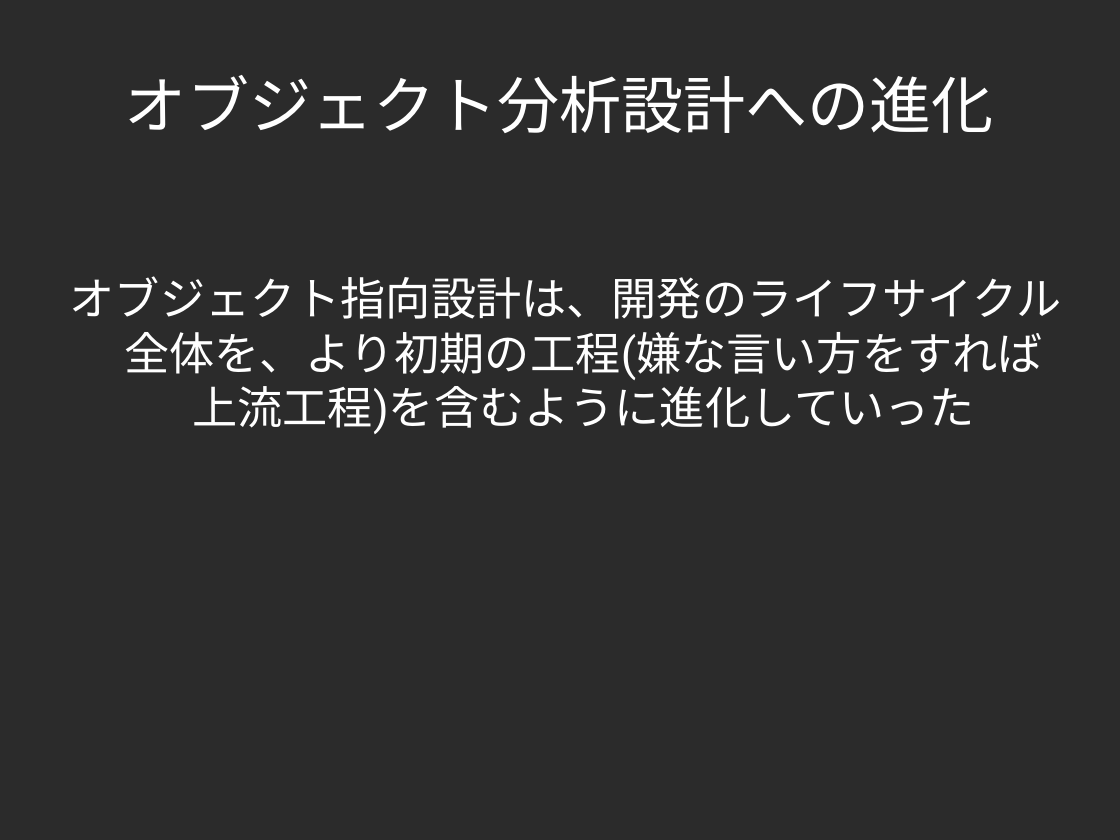
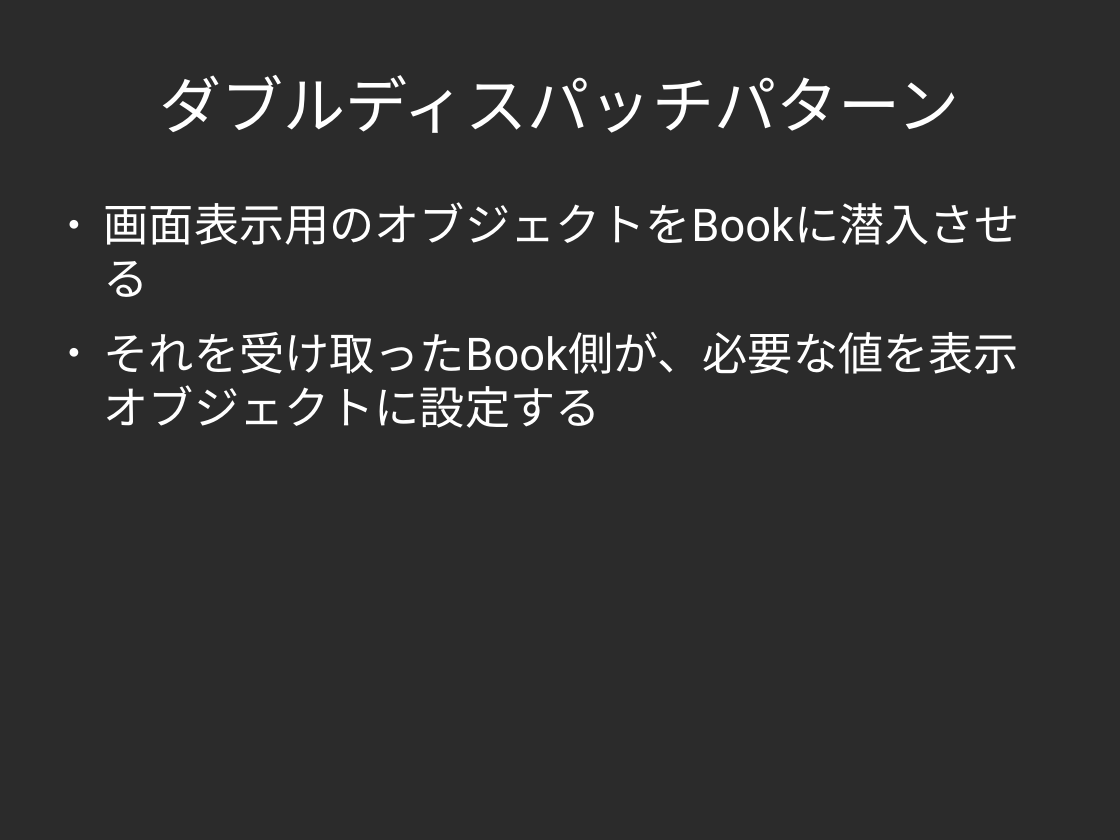
Before and after one commit to yojik/yojik-lib, a slide deck: slide 31 of 2009devsumi/oo_exercise/doc/devsum.odp. Drawn at 1120x840 pixels with LibreOffice and Linux fonts; fonts in the diff are those of the drawing; background and template pictures are left out; a plain dark background stands for a picture behind light text. Boxes give left, top, right and bottom in pixels: in the first picture for what was removed or moved away, otherwise in the second. Text is boxed around its words. In the diff, an @@ line names an element or a change of style, - is before the commit and + after.

```diff
--- a/2009devsumi/oo_exercise/doc/devsum.odp
+++ b/2009devsumi/oo_exercise/doc/devsum.odp
@@ title at (160,75,960,133): text changed @@
-オブジェクト分析設計への進化
+ダブルディスパッチパターン
@@ text at (104,202,1020,428): text changed @@
-オブジェクト指向設計は、開発のライフサイクル全体を、より初期の工程(嫌な言い方をすれば上流工程)を含むように進化していった
+● 画面表示用のオブジェクトをBookに潜入させる
+● それを受け取ったBook側が、必要な値を表示オブジェクトに設定する
```
Also in this commit, not shown: 25 other slides changed, 14 slides added, 14 slides removed.
